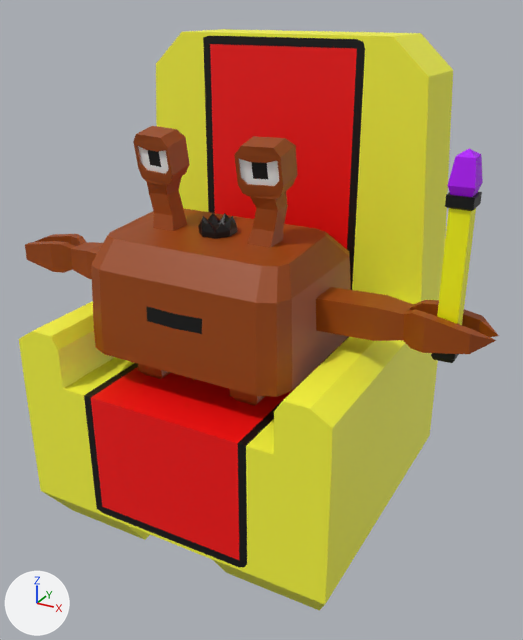
The Blender file client/assets/cards/28/field_model.blend, before and after one commit.
One viewpoint serves both versions: a 50 mm lens placed at (0.991, -1.601, 1.472), pointed at (0.057, 0.097, 0.623). Arrows for +X, +Y and +Z are at lower left; the lights stay in place. The first picture is the older version.

The first picture shows 'KingCrab'.
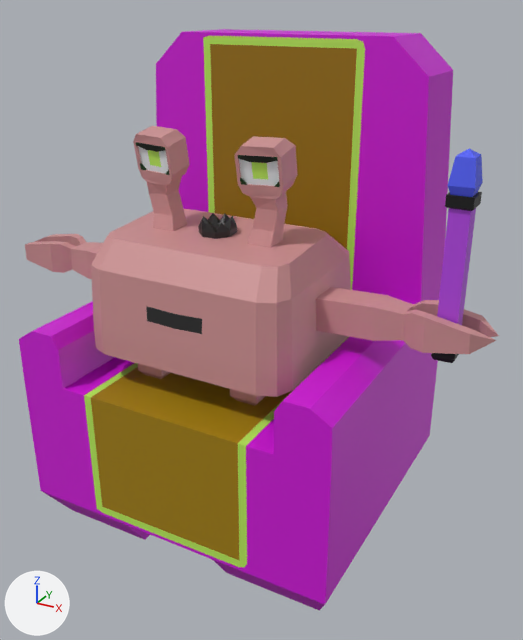
Pixel boxes [x1, y1, x2, y2] of what changed, in the pictures (523 x 640 px):
'KingCrab', surface changed: [19, 29, 499, 610] in both

Diff of the bpy script that builds the scene:
```diff
--- a/client/assets/cards/28/field_model.blend.py
+++ b/client/assets/cards/28/field_model.blend.py
@@ img_default_material_png @@
+img_default_material_png = load_image('default_material.png', '../../materials/default_material/default_material.png', 512, 512, 'sRGB')
@@ mat_material @@
 mat_material = principled_material('material')
-mat_material.texture = img_material_png
+mat_material.texture = img_default_material_png
```
